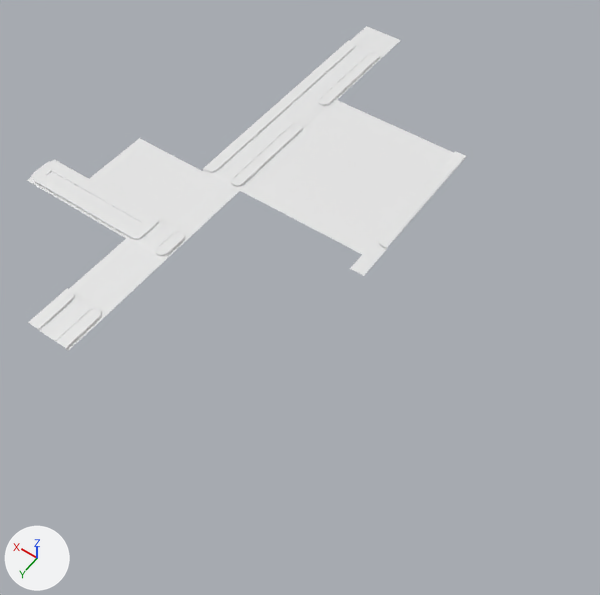
Renders of the FBX model Assets/CanaimeStudio/vias.fbx from each side of a commit.
Before and after are seen from a 50 mm lens placed at (0.2, -119.8, 60.9), pointed at (30.3, -162.0, -5.4). Arrows for +X, +Y and +Z are at lower left; the lights stay in place. Where no turn or scale is listed for an object, it has been applied to the vertices.

Before the edit, the objects in view are built like this:
```python
me_plane_000 = bpy.data.meshes.new('Plane.000')
me_plane_000.from_pydata(...)  # 108 vertices, 94 faces; spans x 0.0..500.0, y 0.0..27.0, z -893.0..0.0
# faces by material slot: [78, 12, 4]
me_plane_000.materials.append(mat_vias_001)  # white #e7e7e7
me_plane_000.materials.append(mat_calcada_001)  # white #e7e7e7
me_plane_000.materials.append(mat_grama_001)  # white #e7e7e7
me_plane_006 = bpy.data.meshes.new('Plane.006')
me_plane_006.from_pydata(...)  # 53 vertices, 43 faces; spans x 0.0..1.57, y -8.93..0.0, z 0.0..0.27
# faces by material slot: [29, 14]
me_plane_006.materials.append(mat_vias_006)  # white #e7e7e7
me_plane_006.materials.append(mat_calcada_006)  # white #e7e7e7
me_plane_007 = bpy.data.meshes.new('Plane.007')
me_plane_007.from_pydata(...)  # 72 vertices, 56 faces; spans x -0.77..0.8, y -5.53..5.53, z -0.17..0.1
# faces by material slot: [40, 16]
me_plane_007.materials.append(mat_vias_006)  # white #e7e7e7
me_plane_007.materials.append(mat_calcada_006)  # white #e7e7e7
ob_plane_000 = bpy.data.objects.new('Plane.000', me_plane_000)
ob_plane_000.location = (41.0, -162.4, 0.1)
ob_plane_000.rotation_euler = (-1.571, 0.0, -3.142)  # degrees (-90, 0, -180)
ob_plane_000.scale = (-0.01, -0.01, -0.01)
ob_plane_001 = bpy.data.objects.new('Plane.001', me_plane_006)
ob_plane_001.location = (24.5, -164.1, 0.1)
ob_plane_003 = bpy.data.objects.new('Plane.003', me_plane_007)
ob_plane_003.location = (25.2, -178.6, 0.3)
# also in view: 'Cube.001' at (33.5, -175.2, 0.1); 'Plane.006' at (43.5, -180.3, 0.2); 'Plane.052' at (52.3, -156.6, 0.2); 'Plane.004' at (43.5, -146.3, 0.2); 'Cube.040' at (50.4, -162.4, 0.1)
```
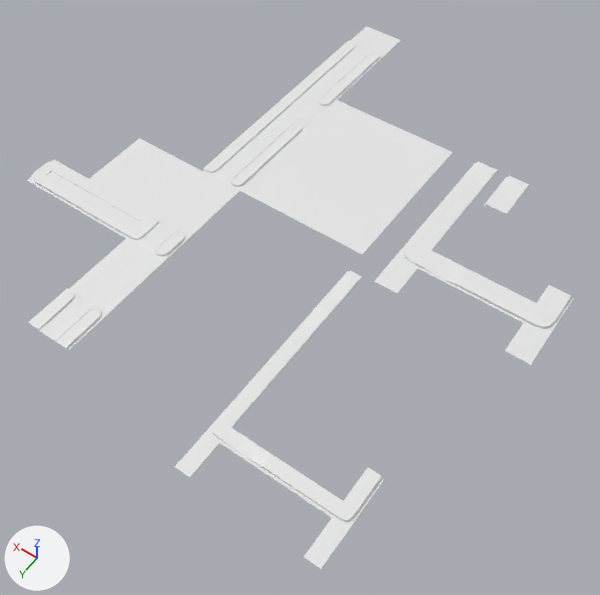
Boxes [x1, y1, x2, y2] around the edits, measured in the pictures (600 x 595 px):
'Plane.001', reshaped, moved (30% wider, 35% taller)
    before: [350, 212, 413, 276]
    after: [175, 390, 257, 477]
'Plane.003', moved
    before: [399, 151, 466, 218]
    after: [243, 306, 331, 398]
'Plane.009', added
    after: [418, 250, 536, 323]
'Plane.014', added
    after: [220, 428, 343, 518]
'Plane.016', added
    after: [304, 468, 384, 569]
'Plane.015', added
    after: [505, 285, 573, 365]
'Plane.012', added
    after: [422, 162, 497, 234]
'Plane.008', added
    after: [375, 224, 445, 293]
'Plane.013', added
    after: [488, 175, 529, 208]
'Plane.010', added
    after: [317, 277, 356, 312]
'Plane.007', added
    after: [484, 199, 511, 215]
'Plane.011', added
    after: [342, 270, 362, 284]

Patch to the scene script:
```diff
--- a/Assets/CanaimeStudio/vias.fbx.py
+++ b/Assets/CanaimeStudio/vias.fbx.py
@@ me_plane_006 @@
-me_plane_006.from_pydata(...)  # 53 vertices, 43 faces; spans x 0.0..1.57, y -8.93..0.0, z 0.0..0.27
+me_plane_006.from_pydata(...)  # 50 vertices, 41 faces; spans x -1.57..0.0, y -5.19..3.64, z 0.0..0.27
+# me_plane_006 part 1: the whole mesh is rebuilt
 me_plane_006.materials.append(mat_vias_006)
@@ ob_plane_001 @@
 ob_plane_001 = bpy.data.objects.new('Plane.001', me_plane_006)
-ob_plane_001.location = (24.5, -164.1, 0.1)
+ob_plane_001.location = (26.0, -142.4, 0.1)
@@ ob_plane_003 @@
 ob_plane_003 = bpy.data.objects.new('Plane.003', me_plane_007)
-ob_plane_003.location = (25.2, -178.6, 0.3)
+ob_plane_003.location = (25.2, -153.1, 0.3)
@@ ob_plane_013 @@
+ob_plane_013 = bpy.data.objects.new('Plane.013', me_plane_013)  # 32 vertices, 21 faces; spans x -1.31..1.22, y -2.08..2.08, z -0.15..0.12; in mat_vias_008 (white #e7e7e7), mat_calcada_008 (white #e7e7e7)
+ob_plane_013.location = (18.4, -182.1, 0.2)
@@ ob_plane_015 @@
+ob_plane_015 = bpy.data.objects.new('Plane.015', me_plane_015)  # 50 vertices, 41 faces; spans x -157.0..95.0, y 0.0..27.0, z -893.0..0.0; in mat_vias_014 (white #e7e7e7), mat_calcada_014 (white #e7e7e7)
+ob_plane_015.location = (8.8, -164.1, 0.1)
+ob_plane_015.rotation_euler = (-1.571, 0.0, 3.142)  # degrees (-90, 0, 180)
+ob_plane_015.scale = (-0.01, -0.01, -0.01)
@@ ob_plane_014 @@
+ob_plane_014 = bpy.data.objects.new('Plane.014', me_plane_014)  # 40 vertices, 28 faces; spans x -5.53..5.53, y -0.77..0.8, z -0.17..0.1; in mat_vias_013 (white #e7e7e7), mat_calcada_013 (white #e7e7e7)
+ob_plane_014.location = (18.9, -143.3, 0.3)
@@ ob_plane_012 @@
+ob_plane_012 = bpy.data.objects.new('Plane.012', me_plane_012)  # 40 vertices, 28 faces; spans x -1.31..1.22, y -3.87..7.19, z -0.16..0.11; in mat_vias_012 (white #e7e7e7), mat_calcada_012 (white #e7e7e7)
+ob_plane_012.location = (22.1, -180.3, 0.2)
@@ ob_plane_008 @@
+ob_plane_008 = bpy.data.objects.new('Plane.008', me_plane_005)  # 50 vertices, 41 faces; spans x -0.95..1.57, y -8.93..0.0, z 0.0..0.27; in mat_vias_008 (white #e7e7e7), mat_calcada_008 (white #e7e7e7)
+ob_plane_008.location = (21.7, -164.1, 0.1)
@@ ob_plane_016 @@
+ob_plane_016 = bpy.data.objects.new('Plane.016', me_plane_018)  # 50 vertices, 41 faces; spans x 0.0..157.0, y 0.0..27.0, z -519.0..364.0; in mat_vias_017 (white #e7e7e7), mat_calcada_017 (white #e7e7e7)
+ob_plane_016.location = (11.8, -142.4, 0.1)
+ob_plane_016.rotation_euler = (-1.571, 0.0, 3.142)  # degrees (-90, 0, 180)
+ob_plane_016.scale = (-0.01, -0.01, -0.01)
@@ ob_plane_010 @@
+ob_plane_010 = bpy.data.objects.new('Plane.010', me_plane_010)  # 32 vertices, 21 faces; spans x -0.77..0.8, y -2.08..2.08, z -0.15..0.12; in mat_vias_010 (white #e7e7e7), mat_calcada_010 (white #e7e7e7)
+ob_plane_010.location = (25.2, -160.7, 0.2)
@@ ob_plane_009 @@
+ob_plane_009 = bpy.data.objects.new('Plane.009', me_plane_009)  # 40 vertices, 28 faces; spans x -5.53..5.53, y -1.72..0.8, z -0.17..0.1; in mat_vias_009 (white #e7e7e7), mat_calcada_009 (white #e7e7e7)
+ob_plane_009.location = (15.3, -168.7, 0.3)
@@ ob_plane_011 @@
+ob_plane_011 = bpy.data.objects.new('Plane.011', me_plane_011)  # 16 vertices, 7 faces; spans x -0.77..0.8, y -0.5..0.5, z -0.18..0.08; in mat_vias_011 (white #e7e7e7), mat_calcada_011 (white #e7e7e7)
+ob_plane_011.location = (25.2, -163.3, 0.3)
@@ ob_plane_007 @@
+ob_plane_007 = bpy.data.objects.new('Plane.007', me_plane_001)  # 16 vertices, 7 faces; spans x -1.31..1.22, y -0.5..0.5, z -0.18..0.08; in mat_vias_008 (white #e7e7e7), mat_calcada_008 (white #e7e7e7)
+ob_plane_007.location = (18.4, -179.5, 0.3)
```
